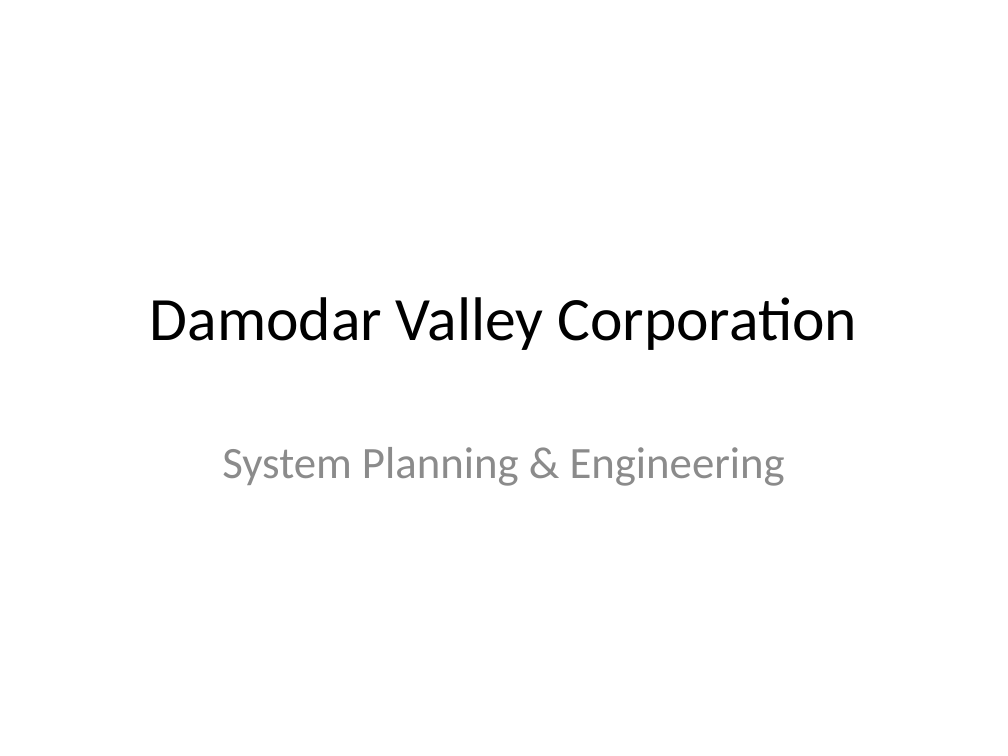
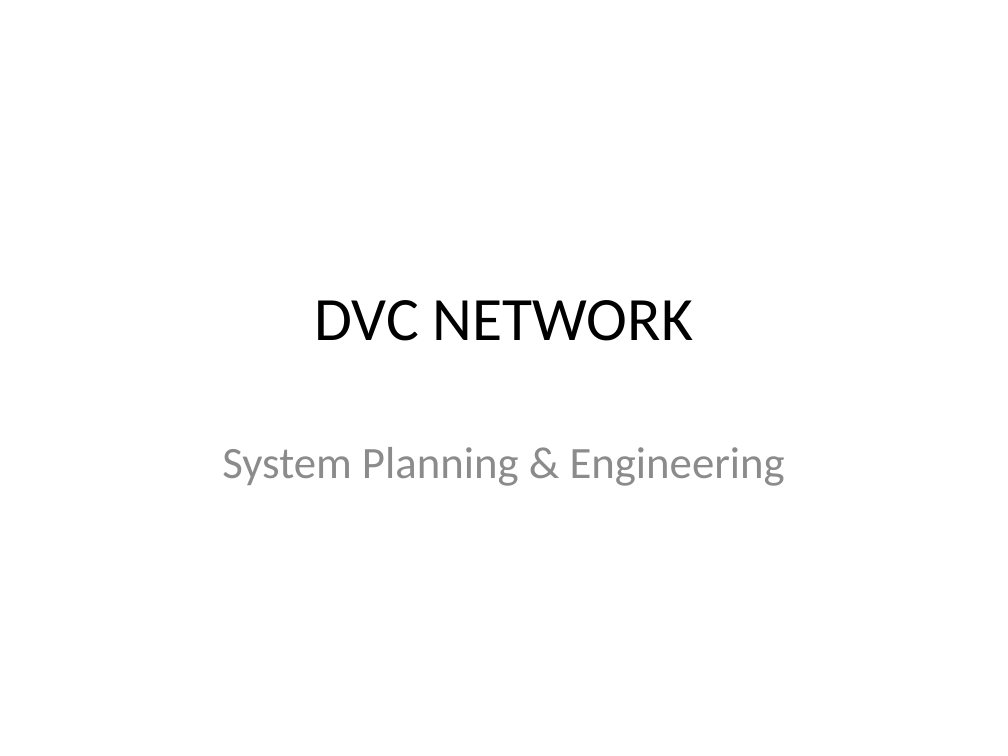
Before and after one commit to amaity/work, a slide deck: slide 1 of development/dvc.pptx. Drawn at 1008x756 pixels with LibreOffice and Linux fonts; fonts in the diff are those of the drawing. Boxes give left, top, right and bottom in pixels: in the first picture for what was removed or moved away, otherwise in the second. Text is boxed around its words. In the diff, an @@ line names an element or a change of style, - is before the commit and + after.

```diff
--- a/development/dvc.pptx
+++ b/development/dvc.pptx
@@ title at bbox=[315, 300, 693, 341]: text changed @@
-Damodar Valley Corporation
+DVC NETWORK
```
Also in this commit, not shown: 1 other slide changed, 37 other files.
